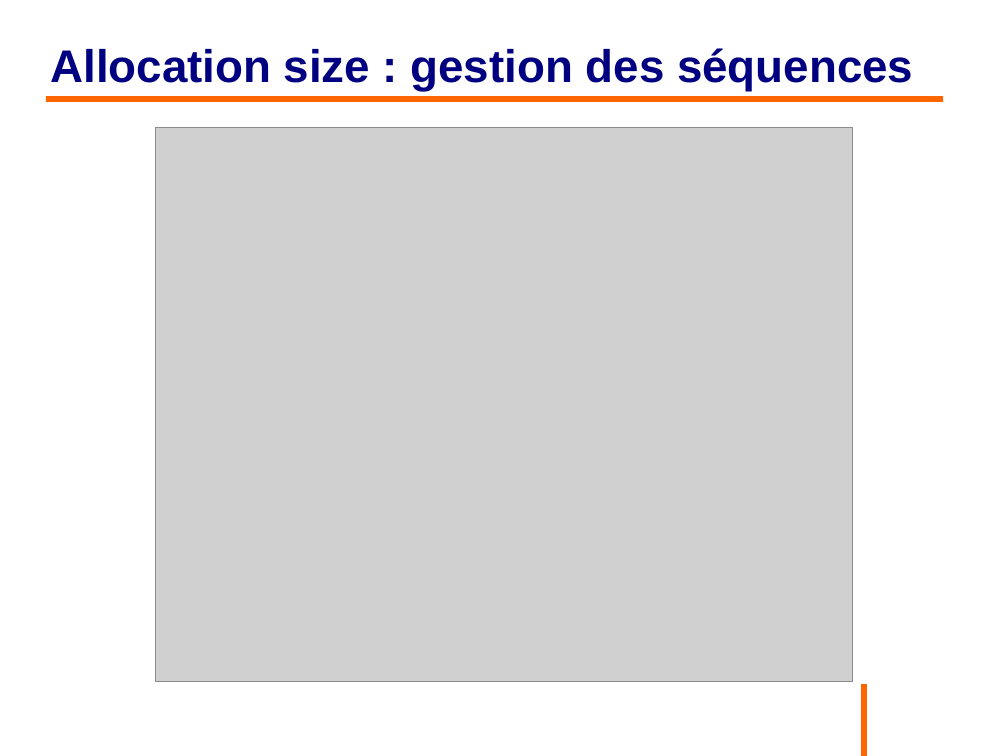
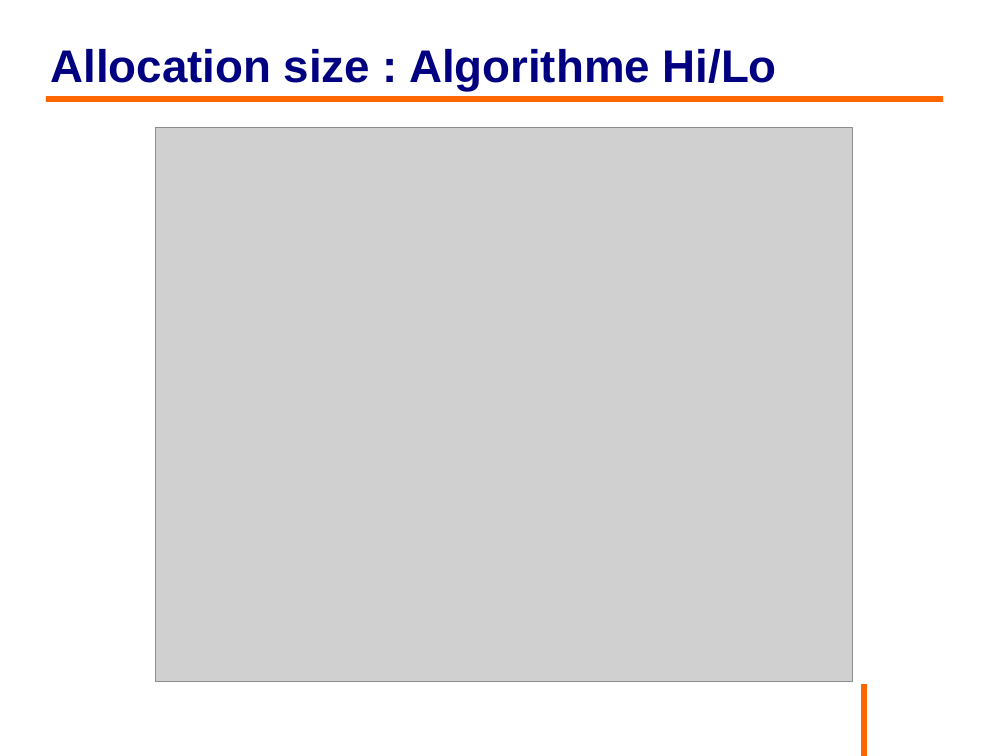
Before and after one commit to philphils/formation-hibernate-avancee, a slide deck: slide 26 of Documentation/diapo_formation_hibernate_avancee.odp. Drawn at 1008x756 pixels with LibreOffice and Linux fonts; fonts in the diff are those of the drawing; grey boxes stand for pictures; background and template pictures are left out. Boxes give left, top, right and bottom in pixels: in the first picture for what was removed or moved away, otherwise in the second. Text is boxed around its words. In the diff, an @@ line names an element or a change of style, - is before the commit and + after.

```diff
--- a/Documentation/diapo_formation_hibernate_avancee.odp
+++ b/Documentation/diapo_formation_hibernate_avancee.odp
@@ title at [50, 49, 777, 92]: text changed @@
-Allocation size : gestion des séquences
+Allocation size : Algorithme Hi/Lo
```
Also in this commit, not shown: 6 other slides changed.
